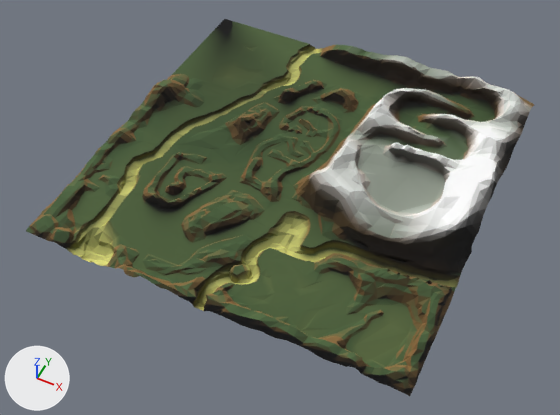
Renders of the glTF model public/assets/maps/demo/model.gltf from each side of a commit.
One viewpoint serves both versions: a 50 mm camera at (2.22, -3.64, 2.99) aimed at (1.01, -1.21, -0.04). Every picture has the same lights, and +X, +Y and +Z are marked at lower left. The first picture is the older version. Vertices at exactly the same position are counted once.

Script lines for the objects in view, before the commit:
```python
me_plane_003 = bpy.data.meshes.new('Plane.003')
me_plane_003.from_pydata(...)  # 3634 vertices, 6995 faces; spans x -1.01..1.0, y -1.03..1.02, z -0.06..0.18
me_plane_003.materials.append(mat_material_004)  # picture img_landscape_tx_4k
ob_landscape_001 = bpy.data.objects.new('Landscape.001', me_plane_003)
ob_landscape_001.location = (1.0, -1.0, 0.065)
```
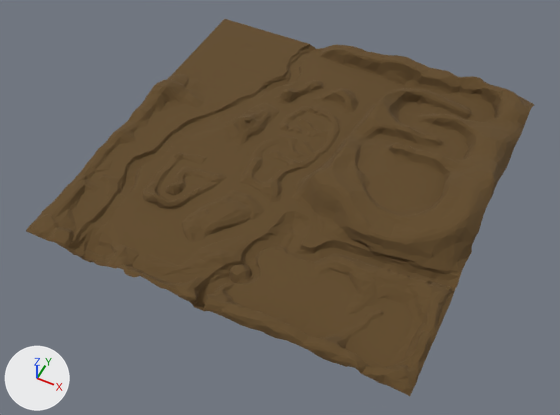
Location of each change, (x1, y1, x2, y2) in pixels of the pictures (560 x 415 px; the box of a moved part takes in the faces that stretch with it):
part 1 of me_plane_003, moved or reshaped
    both: (185, 19, 353, 107)
part 2 of me_plane_003, moved or reshaped
    both: (73, 155, 206, 264)
part 3 of me_plane_003, moved or reshaped
    both: (258, 248, 296, 268)
part 4 of me_plane_003, recoloured
    both: (26, 21, 534, 396)

The change, as a list of edits to the scene's bpy script:
```text
Add mat_material_005:
    mat_material_005 = principled_material('Material.005')
    mat_material_005.base_color = (0.121, 0.0687, 0.021)  # brown #624a28
    mat_material_005.roughness = 1.0
Change me_plane_003:
    used by ob_landscape_001; location = (1.0, -1.0, 0.065)
    remove me_plane_003.from_pydata(...)  # 3634 vertices, 6995 faces; spans x -1.01..1.0, y -1.03..1.02, z -0.06..0.18
    add me_plane_003.from_pydata(...)  # 3635 vertices, 6996 faces; spans x -1.01..1.0, y -1.03..1.02, z -0.06..0.18
    me_plane_003 part 1
    18 vertices are removed from x -0.81..-0.06, y 0.36..0.96, z -0.01..0.01
    96 faces are deleted
    2 vertices move within x -0.77..-0.6, y 0.44..0.72, z 0.0
    20 vertices are added at x -0.82..-0.07, y 0.36..1.0, z 0.0
    99 new faces join them
    me_plane_003 part 2
    21 vertices are removed from x -0.89..-0.31, y -0.84..-0.3, z 0.0..0.01
    107 faces are deleted
    3 vertices move within x -0.75..-0.63, y -0.63..-0.33, z 0.0
    21 vertices are added at x -0.85..-0.32, y -0.85..-0.31, z 0.0..0.01
    107 new faces join them
    me_plane_003 part 3
    2 vertices are removed from x 0.16..0.18, y -0.56..-0.55, z 0.0
    12 faces are deleted
    1 vertex is added at (0.17, -0.55, 0.0)
    10 new faces join them
    me_plane_003 part 4: 6780 faces spanning x -1.01..1.0, y -1.03..1.02, z -0.06..0.18 switch from mat_material_004 (picture img_landscape_tx_4k) to mat_material_005 (brown #624a28)
```
